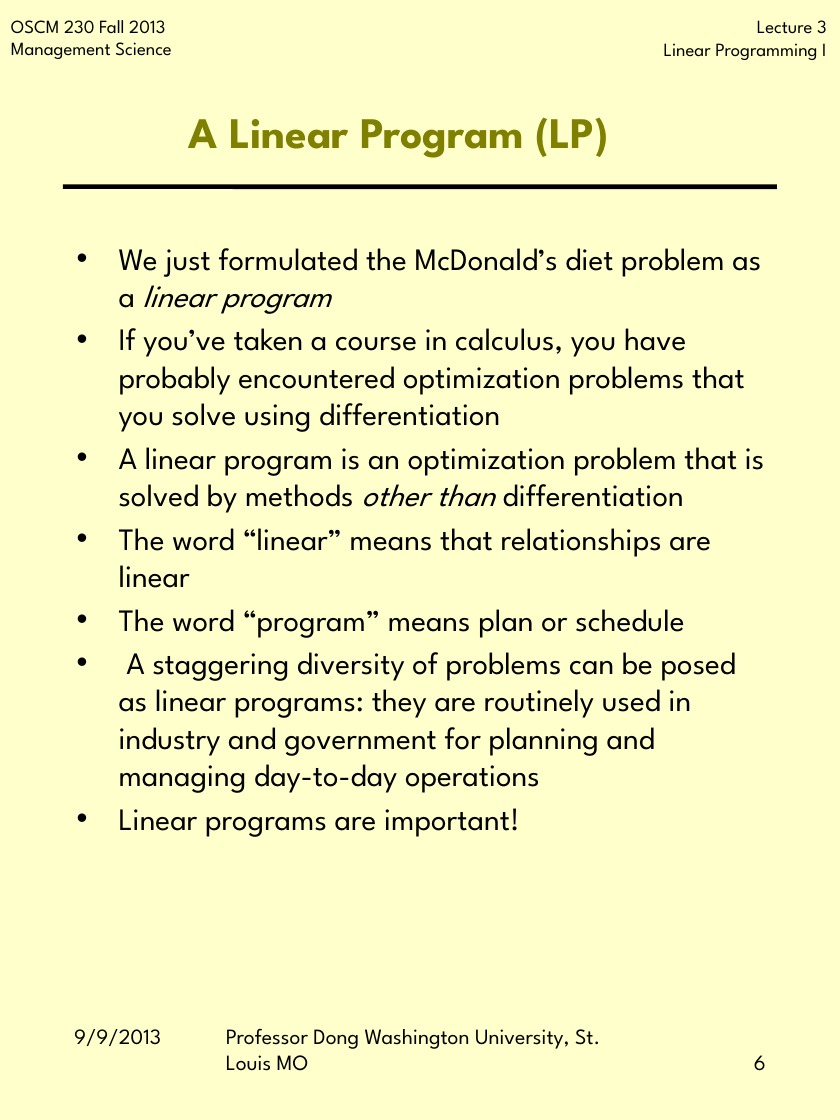
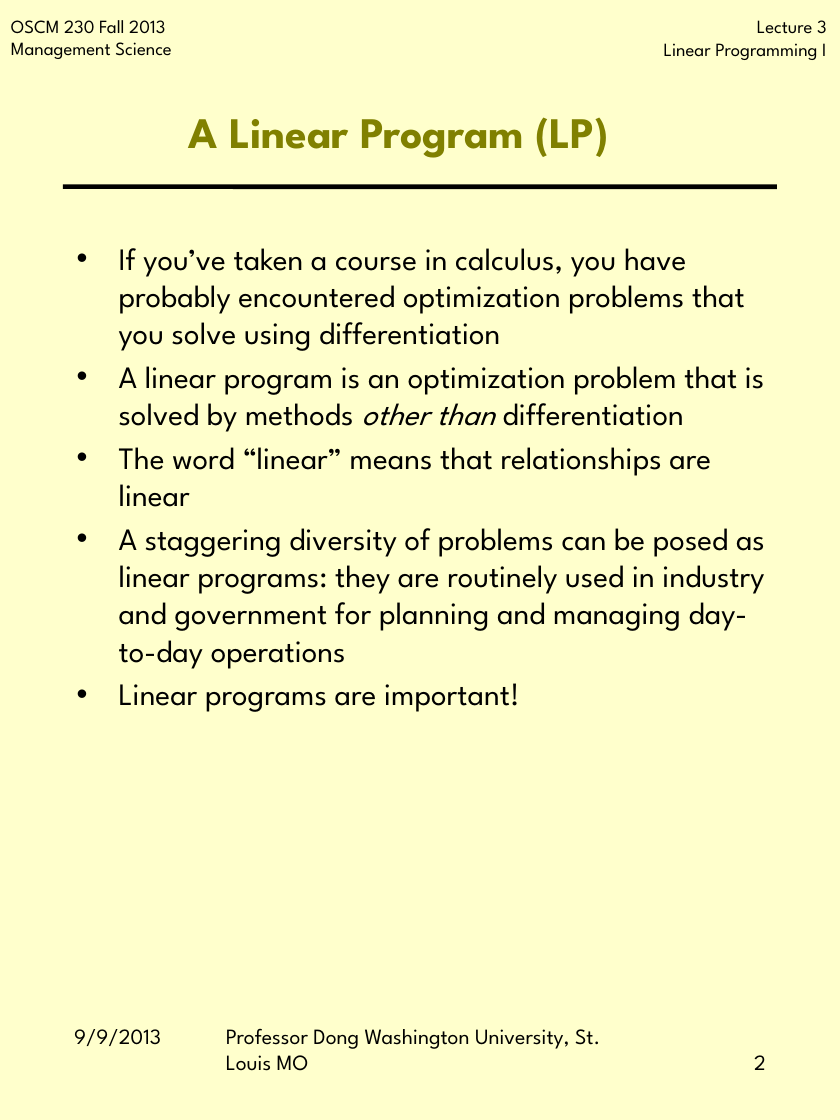
Before and after one commit to jbf232/OSCM230, a slide deck: slide 2 of Fall 2015/Lectures/Lecture 1 LP Intro/Lecture_1_LP.pptx (slide 6 before the commit). Drawn at 840x1120 pixels with LibreOffice and Linux fonts; fonts in the diff are those of the drawing; background and template pictures are left out. Boxes give left, top, right and bottom in pixels: in the first picture for what was removed or moved away, otherwise in the second. Text is boxed around its words. In the diff, an @@ line names an element or a change of style, - is before the commit and + after.

```diff
--- a/Fall 2015/Lectures/Lecture 1 LP Intro/Lecture_1_LP.pptx
+++ b/Fall 2015/Lectures/Lecture 1 LP Intro/Lecture_1_LP.pptx
@@ text at [119,248,761,314]: paragraph removed @@
-• We just formulated the McDonald’s diet problem as a linear program
@@ text at [119,609,684,638]: paragraph removed @@
-• The word “program” means plan or schedule
@@ page number at [754,1055,766,1070]: text changed @@
-6
+2
```
Also in this commit, not shown: 2 other slides changed, 3 slides removed, 7 other files.
